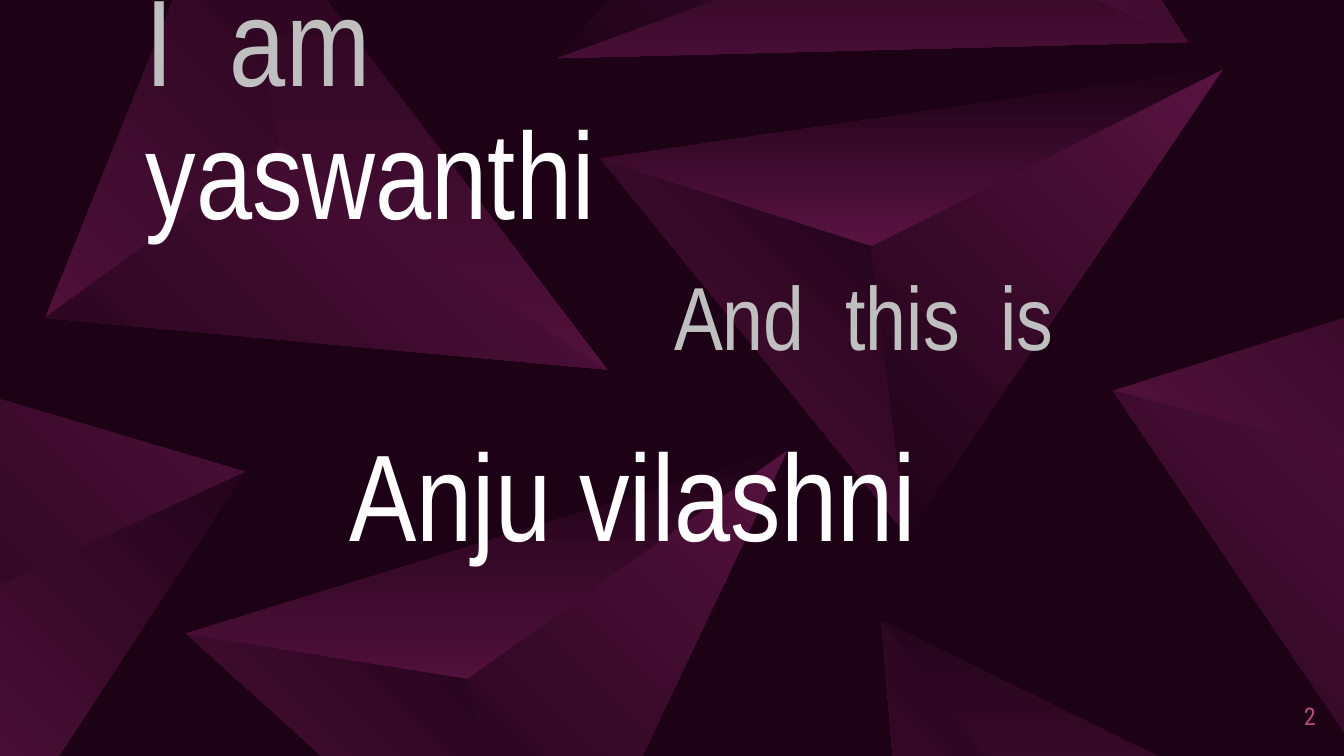
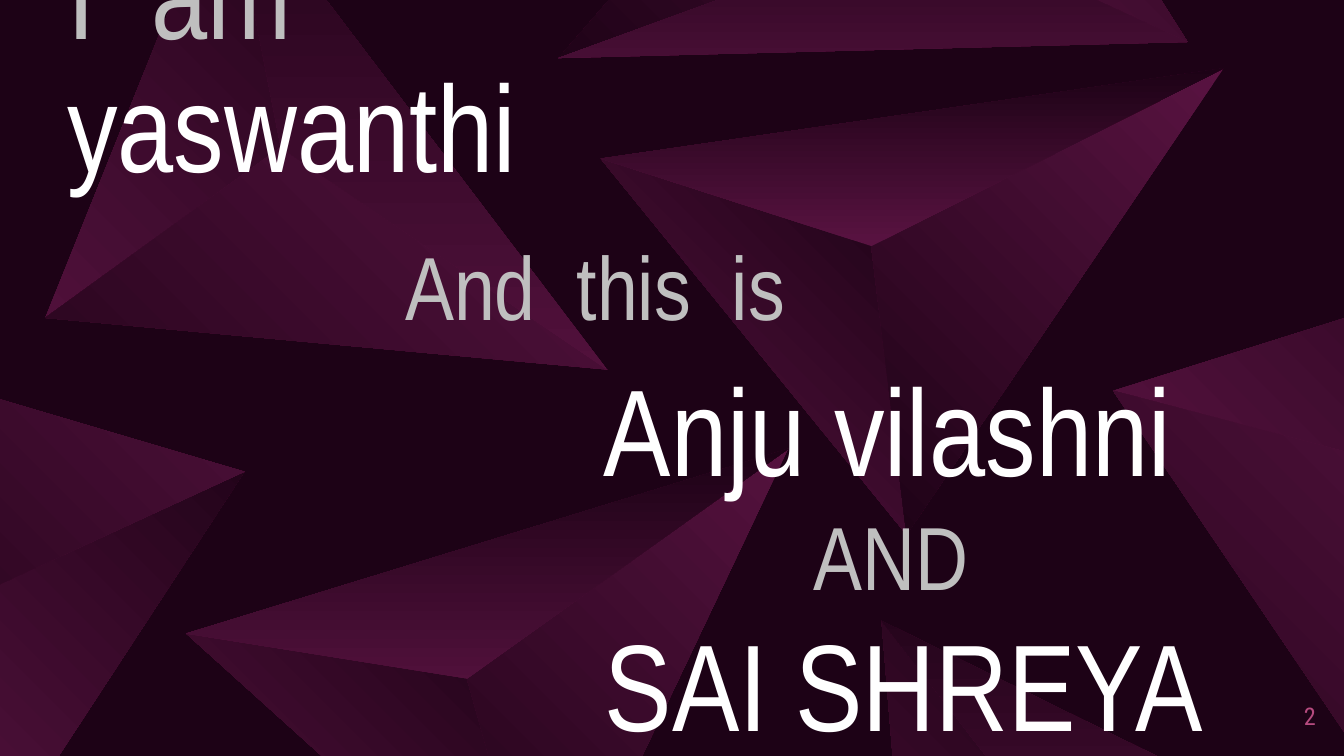
Before and after one commit to codent-1330/HackWIE-codent, a slide deck: slide 2 of atac.pptx. Drawn at 1344x756 pixels with LibreOffice and Linux fonts; fonts in the diff are those of the drawing. Boxes give left, top, right and bottom in pixels: in the first picture for what was removed or moved away, otherwise in the second. Text is boxed around its words. In the diff, an @@ line names an element or a change of style, - is before the commit and + after.

```diff
--- a/atac.pptx
+++ b/atac.pptx
@@ title "I am yaswanthi" rewrapped from bbox=[146, 1, 595, 241] to bbox=[67, 0, 516, 194] @@
@@ text "And this is" rewrapped from bbox=[674, 285, 1054, 351] to bbox=[405, 248, 785, 336] @@
@@ text "Anju vilashni": place and size @@
-text "Anju vilashni" at bbox=[349, 451, 916, 563]
+text "Anju vilashni" at bbox=[604, 386, 1203, 733]
@@ text at bbox=[604, 386, 1171, 498]: alignment left to centre @@
@@ text at bbox=[605, 528, 1203, 733]: paragraphs added @@
+AND
+SAI SHREYA KUMAR
```
Also in this commit, not shown: 3 other files.
